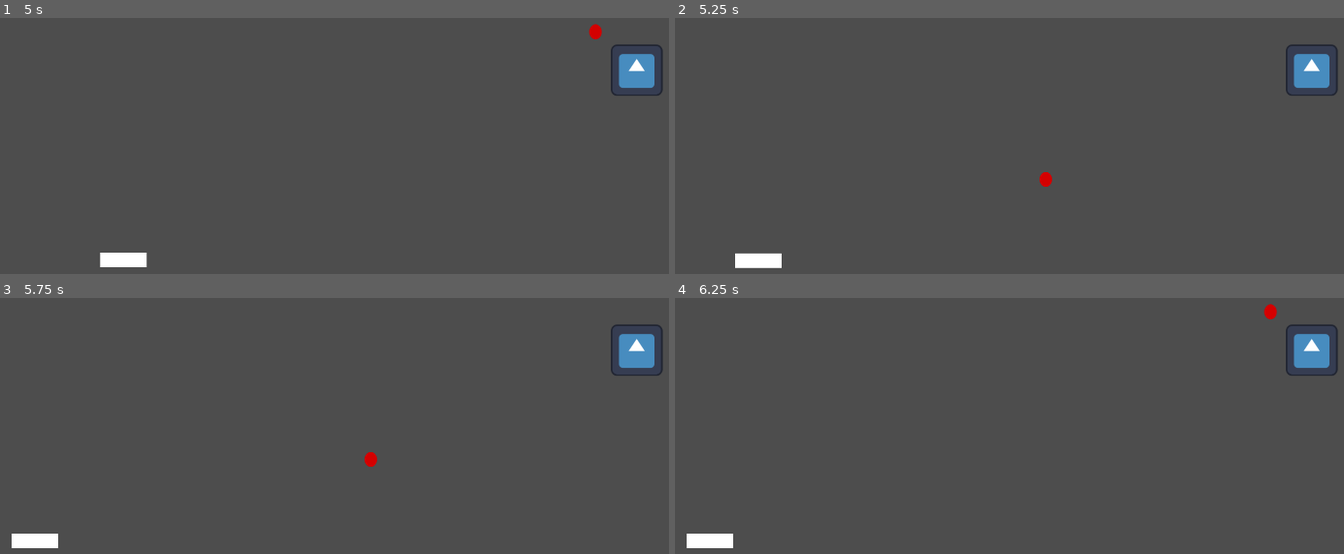
Above: before the commit, frames 1-4 (two rows, left to right).
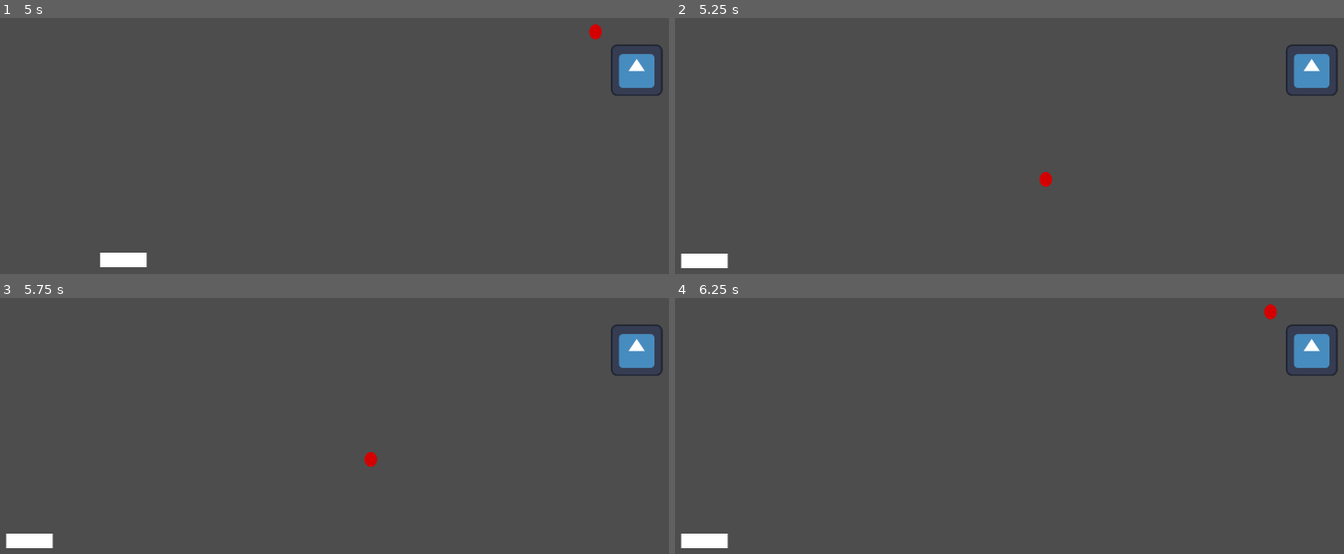
Above: after the commit, the same moments.

Repository: RajwolChapagain/Fishing-Mini-Game
Game: Godot game, scene res://main.tscn
The game is run twice, just before and just after one commit, with the same random seed, the same clock (stepped at 60 frames per second) and the same inputs. The engine's default icon, where the game draws it, is replaced by a stand-in: a white triangle on a blue panel in a dark square.
Inputs (mouse positions are in pixels of both pictures, inside the frame that each line leads up to):
- Up to frame 1 (5 s): tap Enter at 0.5, 2, 3.5 s; move the mouse to (501, 158) at 0.52 s; press the mouse at (501, 158) at 0.53 s; tap Space at 1.25, 2.75, 4.25 s; move the mouse to (173, 202) at 1.27 s; release the mouse at (173, 202) at 1.28 s; click (173, 202) at 1.35 s; move the mouse to (408, 84) at 2.02 s; press the mouse at (408, 84) at 2.03 s; move the mouse to (294, 266) at 2.77 s; release the mouse at (294, 266) at 2.78 s; click (294, 266) at 2.85 s; move the mouse to (561, 245) at 3.52 s; press the mouse at (561, 245) at 3.53 s; move the mouse to (100, 115) at 4.27 s; release the mouse at (100, 115) at 4.28 s; click (100, 115) at 4.35 s
- Up to frame 2 (5.25 s): move the mouse to (1042, 179) at 5.02 s; press the mouse at (1042, 179) at 5.03 s
- Up to frame 3 (5.75 s): no input
- Up to frame 4 (6.25 s): move the mouse to (889, 351) at 5.77 s; release the mouse at (889, 351) at 5.78 s; click (889, 351) at 5.85 s

Frame 1 is identical in both runs. In frame 2, 0.8% of the frame differs, in the area x 0-16%, y 91-98%; in frame 3, 0.1%; in frame 4, 0.1%.

Commit message:
Change fish speed

Diff:
--- a/fish.tscn
+++ b/fish.tscn
@@ -11,6 +11,7 @@
 
 [node name="Fish" type="Area2D"]
 script = ExtResource("1_grt64")
+speed = 2000
 
 [node name="Sprite2D" type="Sprite2D" parent="."]
 texture = ExtResource("1_6yim1")
